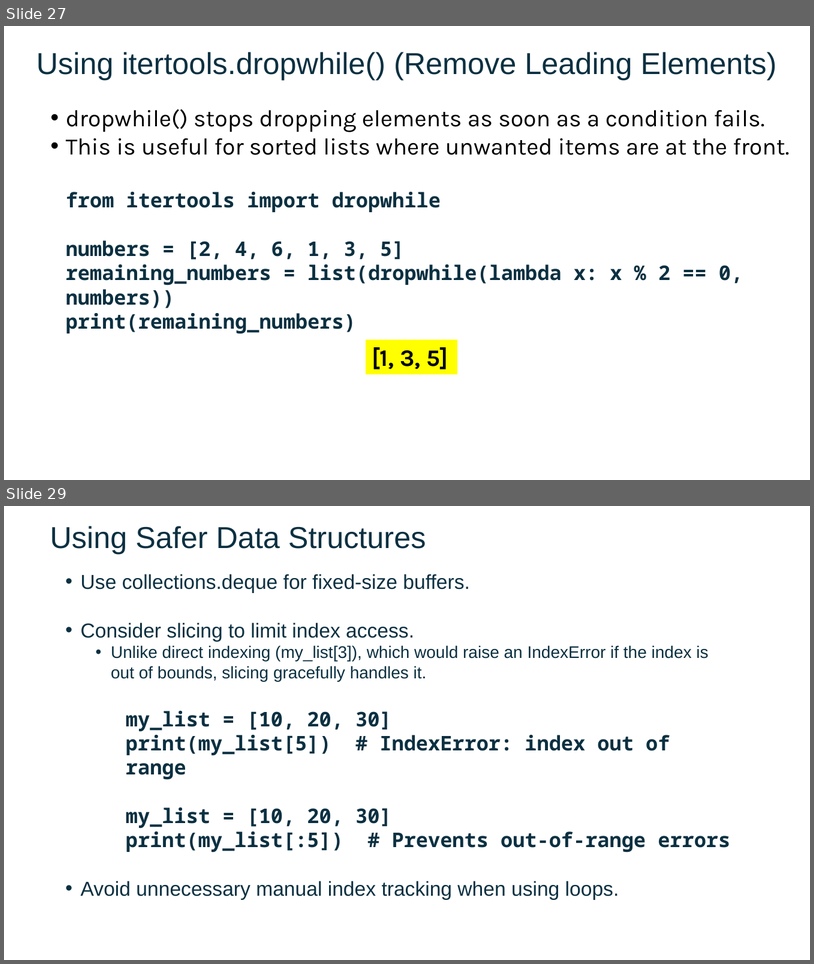
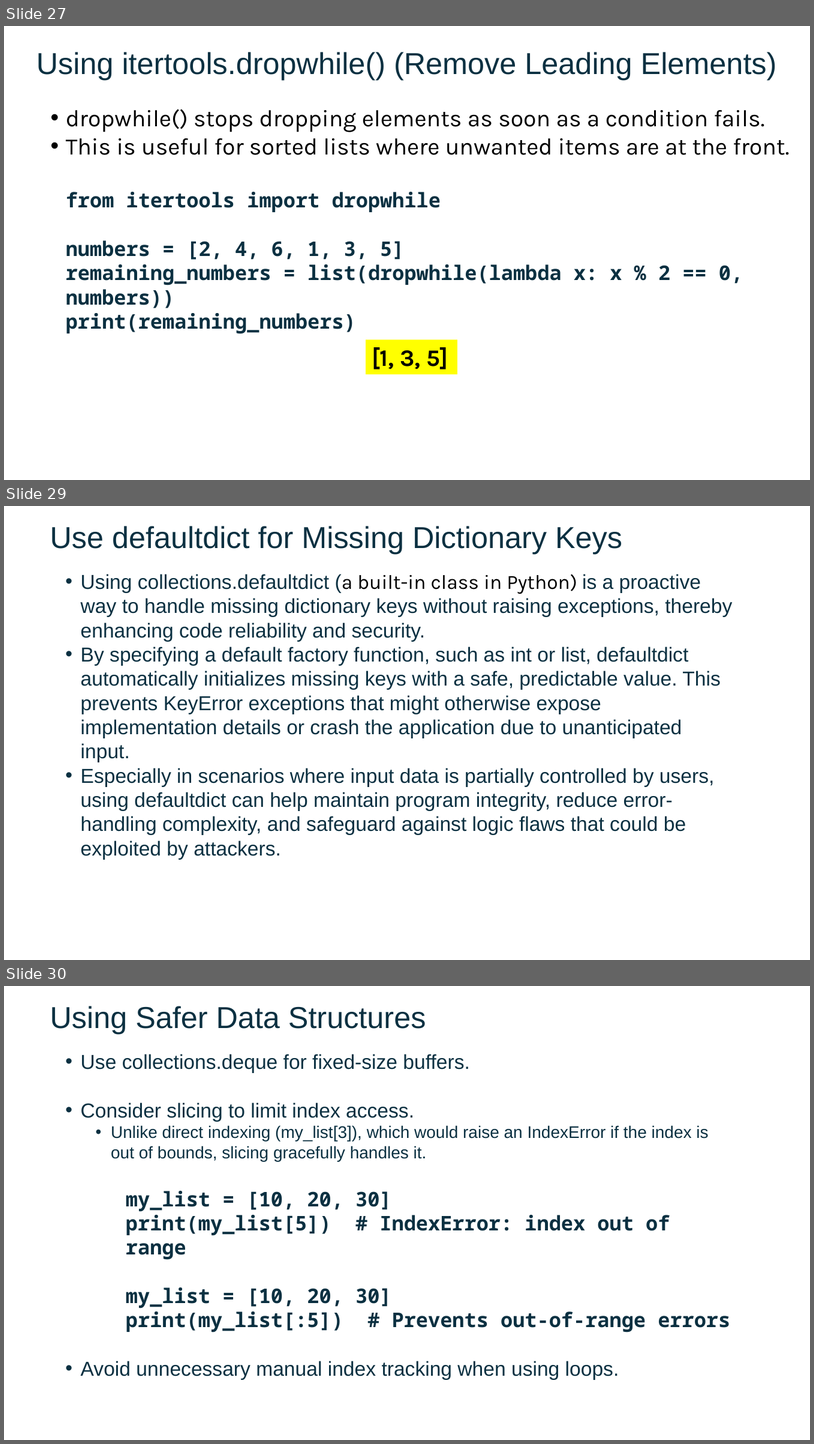
Before and after one commit to FSCJ-FacultyDev/SWC-Columbus-2025, a slide deck: Slides-Day2.pptx. Shown one above the other, each under a label of ours: slides 27 and 29 before the commit, slides 27, 29 and 30 after it; the slides between them are not shown. The pictures are 814x964 and 814x1444 pixels, drawn with LibreOffice and Linux fonts; fonts in the diff are those of the drawing; background and template pictures are left out. Boxes give left, top, right and bottom in pixels: in the first picture for what was removed or moved away, otherwise in the second. Text is boxed around its words. In the diff, an @@ line names an element or a change of style, - is before the commit and + after.

```diff
--- a/Slides-Day2.pptx
+++ b/Slides-Day2.pptx
@@ slide 29 added at [4,506,810,960], background picture (left out) @@
@@ text added at [50,526,623,554], 36 pt, text #0B3041 @@
+Use defaultdict for Missing Dictionary Keys
@@ text added at [81,574,732,859], 24 pt, text #0B3041 @@
+• Using collections.defaultdict (a built-in class in Python) is a proactive way to handle missing dictionary keys without raising exceptions, thereby enhancing code reliability and security.
+• By specifying a default factory function, such as int or list, defaultdict automatically initializes missing keys with a safe, predictable value. This prevents KeyError exceptions that might otherwise expose implementation details or crash the application due to unanticipated input.
+• Especially in scenarios where input data is partially controlled by users, using defaultdict can help maintain program integrity, reduce error-handling complexity, and safeguard against logic flaws that could be exploited by attackers.
@@ what was slide 29 is now slide 30 @@
```
Also in this commit, not shown: 1 slide changed, 8 other files.
